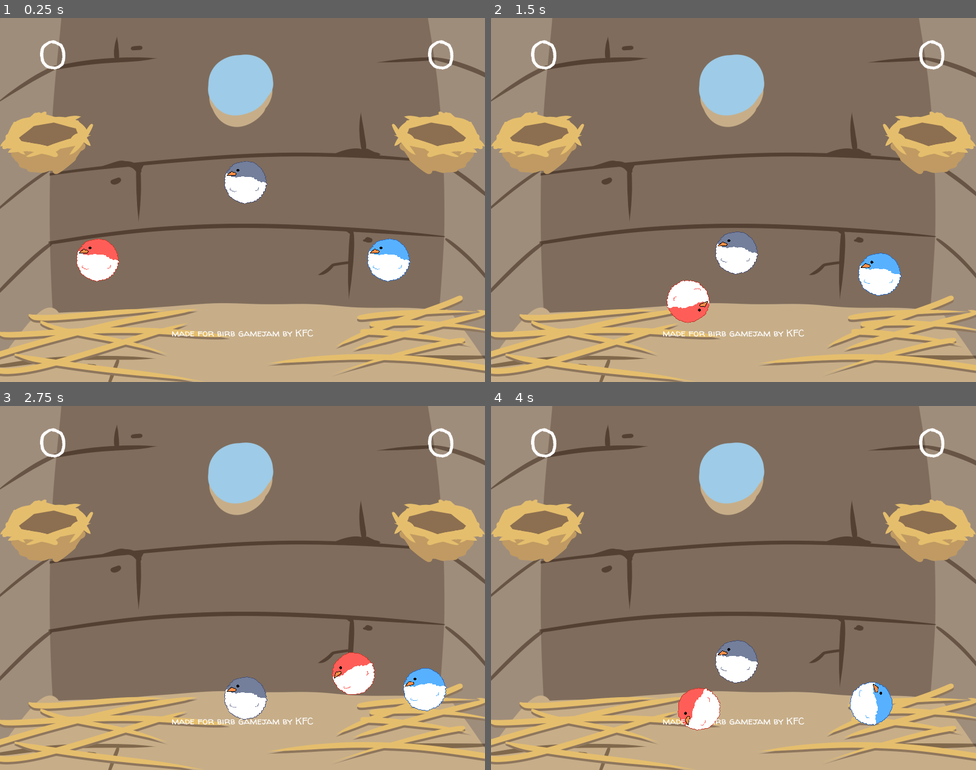
Above: before the commit, frames 1-4 (two rows, left to right).
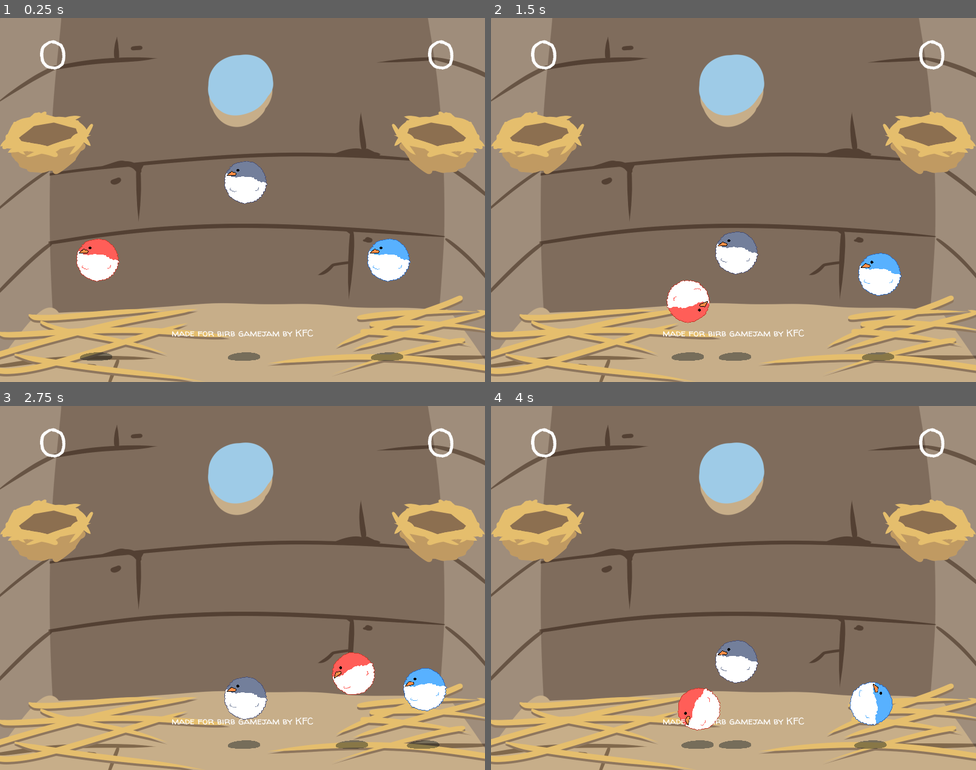
Above: after the commit, the same moments.

Repository: UnRealReincarlution/birbsketbol-64
Game: Godot game, scene res://Main.tscn
Same seed, same stepped clock (60 frames per second), same inputs: the game is played once before the commit and once after it.
Inputs (mouse positions are in pixels of both pictures, inside the frame that each line leads up to):
- Up to frame 1 (0.25 s): no input
- Up to frame 2 (1.5 s): tap Enter at 0.5 s; move the mouse to (840, 181) at 0.52 s; hold D 0.53-1.28 s; click (840, 181) at 0.67 s; move the mouse to (636, 218) at 1.27 s; hold S from 1.28 s (still down)
- Up to frame 3 (2.75 s): move the mouse to (291, 507) at 2.02 s; release S at 2.03 s; hold D from 2.03 s (still down)
- Up to frame 4 (4 s): move the mouse to (709, 660) at 2.77 s; release D at 2.78 s; hold W 2.78-3.53 s; click (709, 660) at 2.92 s; move the mouse to (879, 642) at 3.52 s; hold A from 3.53 s (still down)

The runs differ from the first frame. In frame 1, 0.4% of the frame differs, in the area x 16-84%, y 91-95%; in frame 2, 0.4%; in frame 3, 0.4%; in frame 4, 0.4%.

Commit message:
Add shadow for ball and players.

Diff:
--- a/Main.tscn
+++ b/Main.tscn
@@ -8,14 +8,16 @@
 [ext_resource path="res://GameManager.gd" type="Script" id=6]
 [ext_resource path="res://walter_turncoat_regular.tres" type="DynamicFont" id=7]
 [ext_resource path="res://WalterTurncoat-Regular.ttf" type="DynamicFontData" id=8]
+[ext_resource path="res://shadow.png" type="Texture" id=9]
+[ext_resource path="res://Shadow.gd" type="Script" id=10]
 
-[sub_resource type="PhysicsMaterial" id=3]
+[sub_resource type="PhysicsMaterial" id=1]
 bounce = 0.9
 
-[sub_resource type="CircleShape2D" id=1]
+[sub_resource type="CircleShape2D" id=2]
 radius = 60.0
 
-[sub_resource type="RectangleShape2D" id=2]
+[sub_resource type="RectangleShape2D" id=3]
 extents = Vector2( 800, 8 )
 
 [sub_resource type="Theme" id=4]
@@ -28,6 +30,9 @@
 [sub_resource type="Theme" id=6]
 default_font = SubResource( 5 )
 
+[sub_resource type="CanvasItemMaterial" id=7]
+blend_mode = 3
+
 [node name="World" type="Node2D"]
 
 [node name="Background" type="Sprite" parent="."]
@@ -139,4 +144,31 @@
 "_edit_use_anchors_": false
 }
 
+[node name="Shadow_Player_1" type="Sprite" parent="."]
+material = SubResource( 7 )
+position = Vector2( 320, 1112 )
+scale = Vector2( 0.2, 0.2 )
+z_index = -2
+texture = ExtResource( 9 )
+script = ExtResource( 10 )
+target_path = NodePath("../Birb_Player_1")
+
+[node name="Shadow_Player_2" type="Sprite" parent="."]
+material = SubResource( 7 )
+position = Vector2( 1280, 1112 )
+scale = Vector2( 0.2, 0.2 )
+z_index = -2
+texture = ExtResource( 9 )
+script = ExtResource( 10 )
+target_path = NodePath("../Birb_Player_2")
+
+[node name="Shadow_Ball" type="Sprite" parent="."]
+material = SubResource( 7 )
+position = Vector2( 810, 1112 )
+scale = Vector2( 0.2, 0.2 )
+z_index = -2
+texture = ExtResource( 9 )
+script = ExtResource( 10 )
+target_path = NodePath("../Birb_Ball")
+
 [editable path="Birb_Player_2"]
--- /dev/null
+++ b/Shadow.gd
@@ -0,0 +1,7 @@
+extends Sprite
+
+export (NodePath) var target_path
+onready var target = get_node(target_path)
+
+func _physics_process(delta):
+	global_position.x = target.global_position.x
Not shown: 4 places in Main.tscn that only renumber resources
Binary file added: shadow.png
Not shown, added: shadow.png.import
